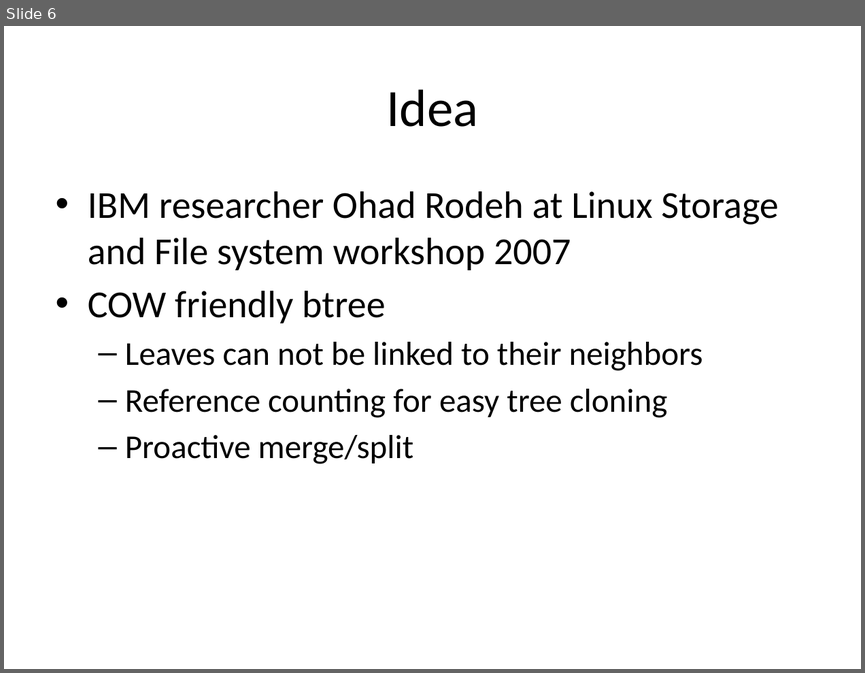
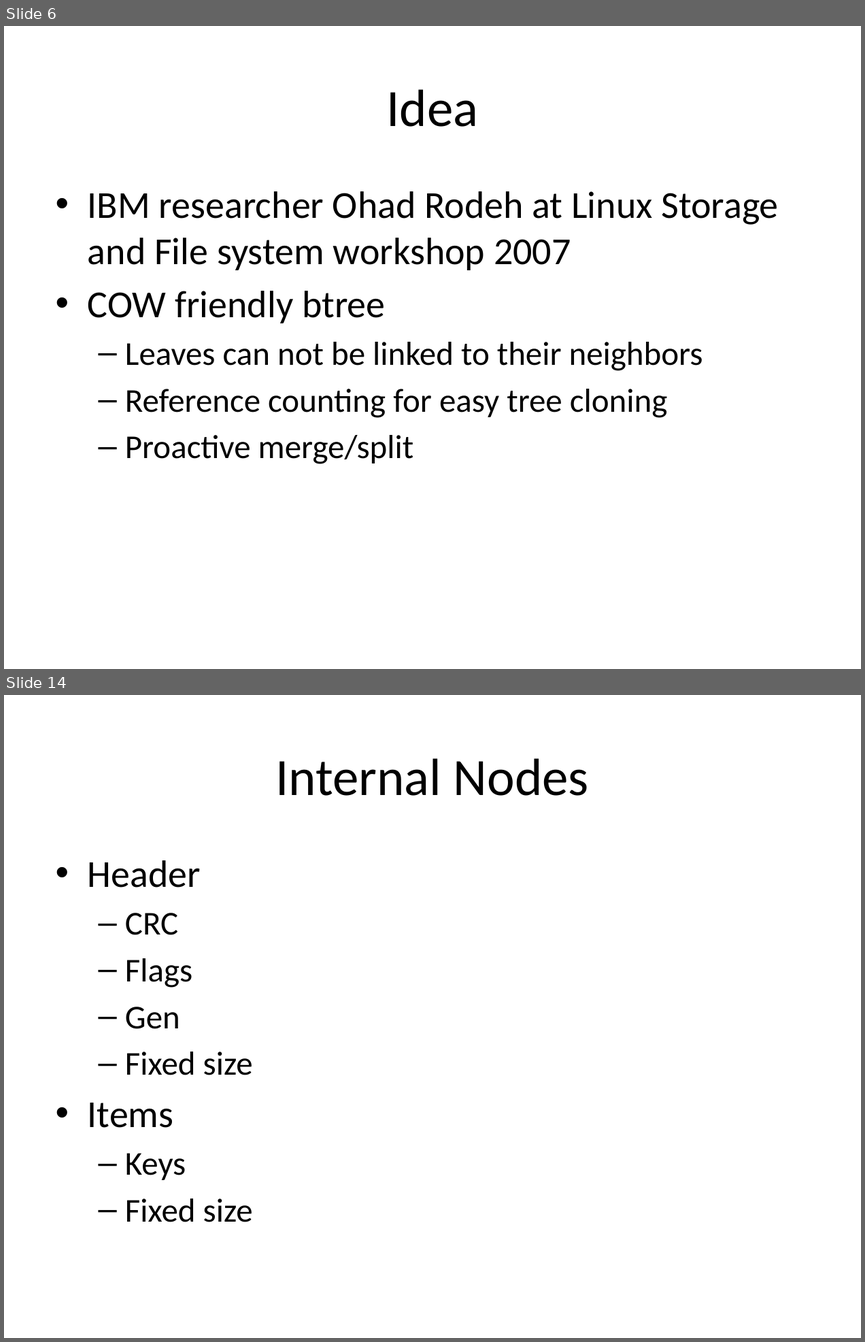
Before and after one commit to liujinmarshall/btrfs-doc, a slide deck: Bacik.pptx. Shown one above the other, each under a label of ours: slide 6 before the commit, slides 6 and 14 after it; the slides between them are not shown. The pictures are 865x673 and 865x1342 pixels, drawn with LibreOffice and Linux fonts; fonts in the diff are those of the drawing. Boxes give left, top, right and bottom in pixels: in the first picture for what was removed or moved away, otherwise in the second. Text is boxed around its words. In the diff, an @@ line names an element or a change of style, - is before the commit and + after.

```diff
--- a/Bacik.pptx
+++ b/Bacik.pptx
@@ slide 14 added at (4,695,861,1338), background #FFFFFF @@
@@ title added at (275,758,589,796), 44 pt, text #000000 @@
+Internal Nodes
@@ text added at (88,860,253,1222), 28 pt, text #000000 @@
+• Header
+  – CRC
+  – Flags
+  – Gen
+  – Fixed size
+• Items
+  – Keys
+  – Fixed size
```
Also in this commit, not shown: 3 slides changed, 10 other slides added, 1 slide removed.
